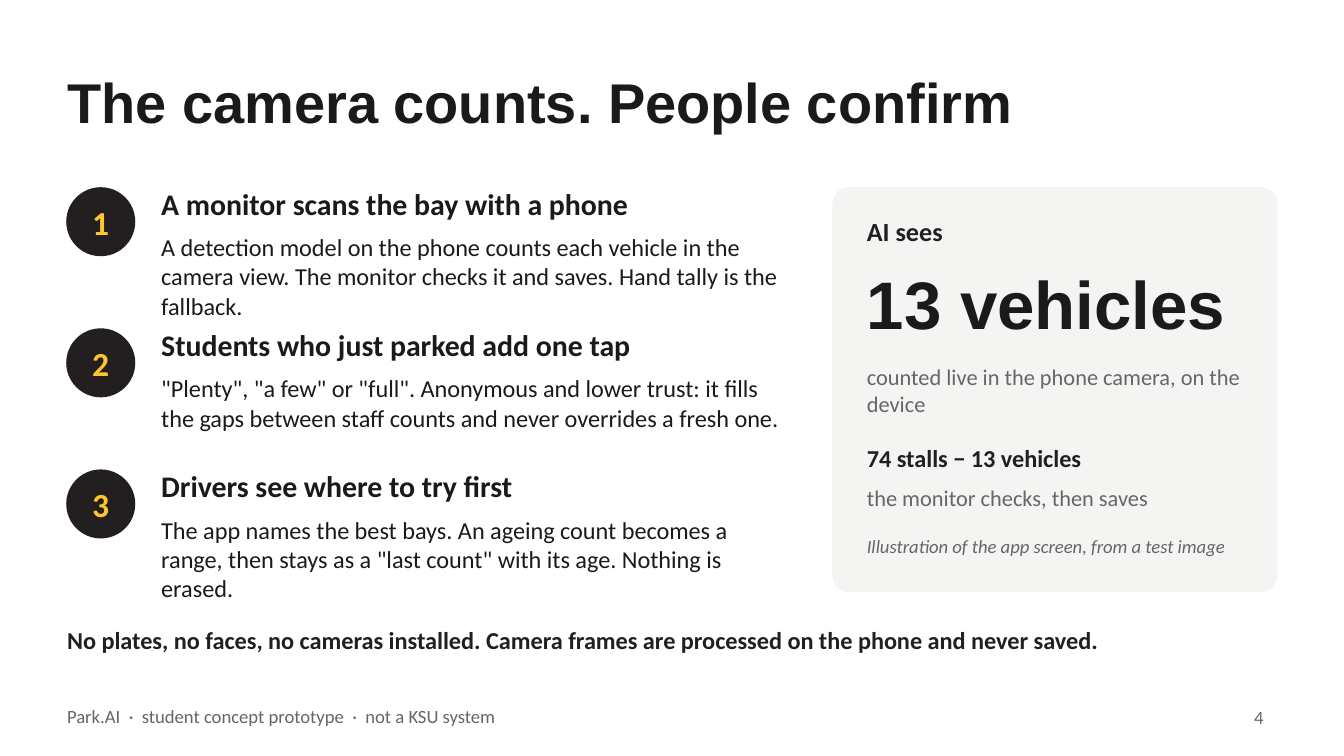
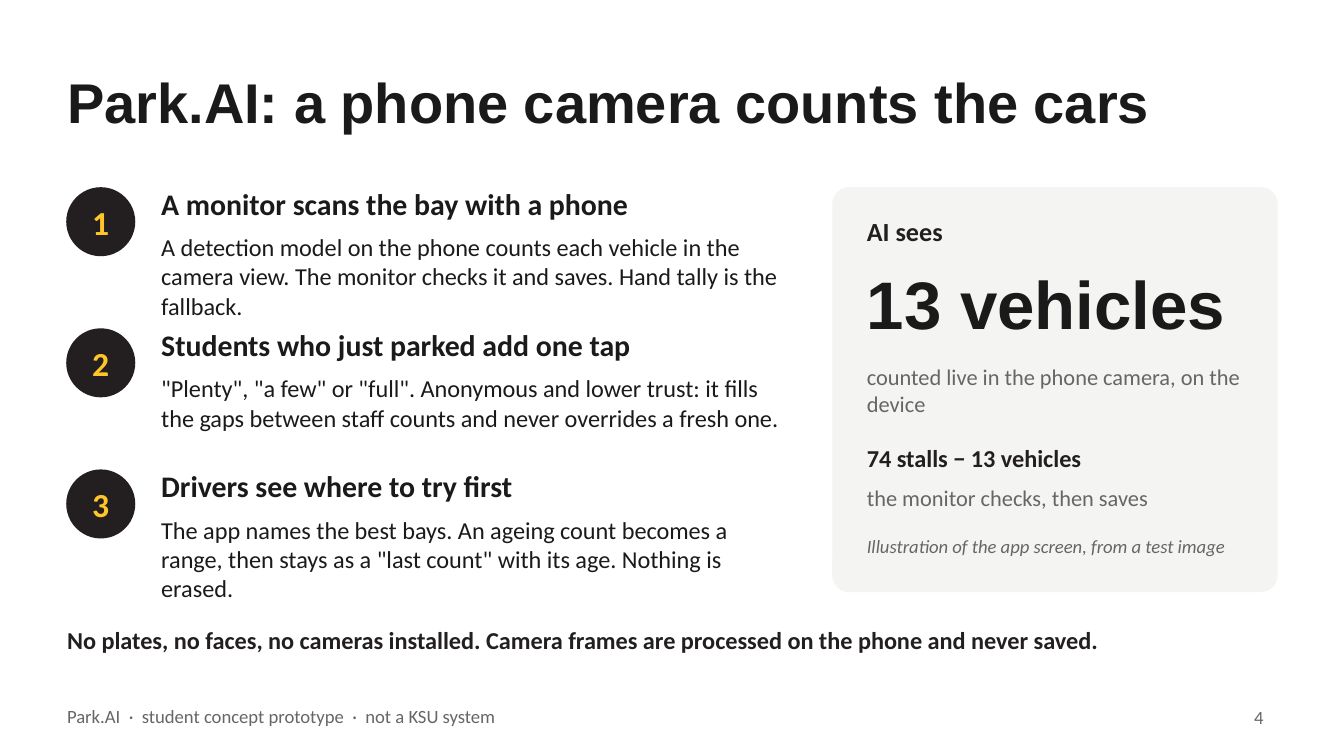
Before and after one commit to boots59/park.ai, a slide deck: slide 4 of submission/Park-AI-pitch-DRAFT.pptx. Drawn at 1344x756 pixels with LibreOffice and Linux fonts; fonts in the diff are those of the drawing. Boxes give left, top, right and bottom in pixels: in the first picture for what was removed or moved away, otherwise in the second. Text is boxed around its words. In the diff, an @@ line names an element or a change of style, - is before the commit and + after.

```diff
--- a/submission/Park-AI-pitch-DRAFT.pptx
+++ b/submission/Park-AI-pitch-DRAFT.pptx
@@ title at bbox=[67, 82, 1149, 133]: text changed @@
-The camera counts. People confirm
+Park.AI: a phone camera counts the cars
```
Also in this commit, not shown: 3 other slides changed, 2 slides added, 2 slides removed, 4 other files.
